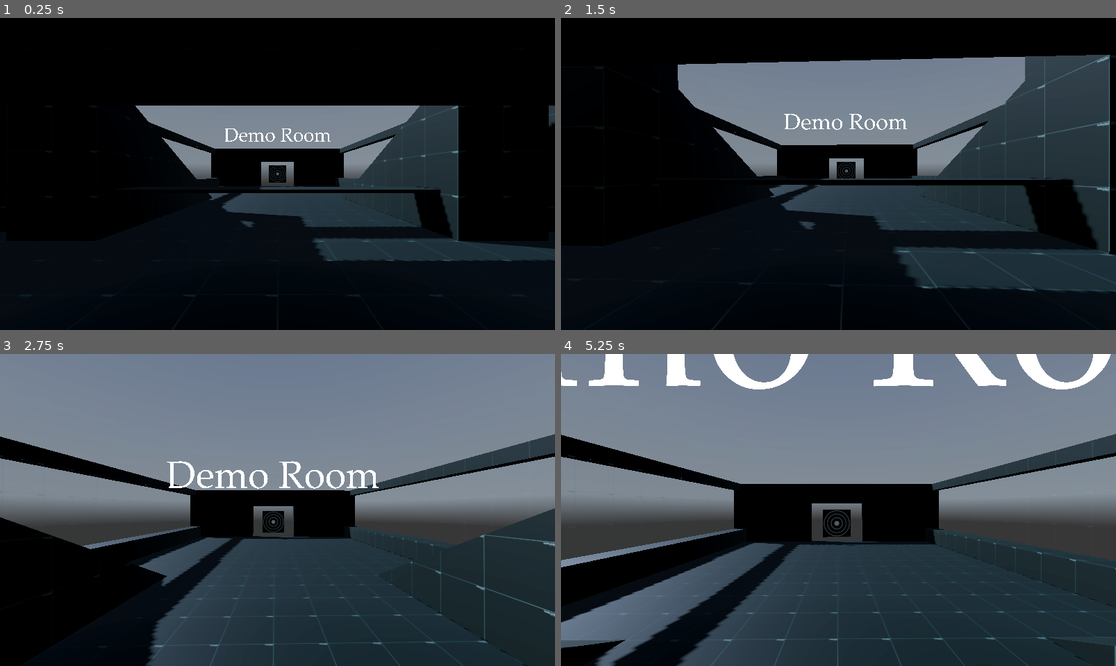
Above: before the commit, frames 1-4 (two rows, left to right).
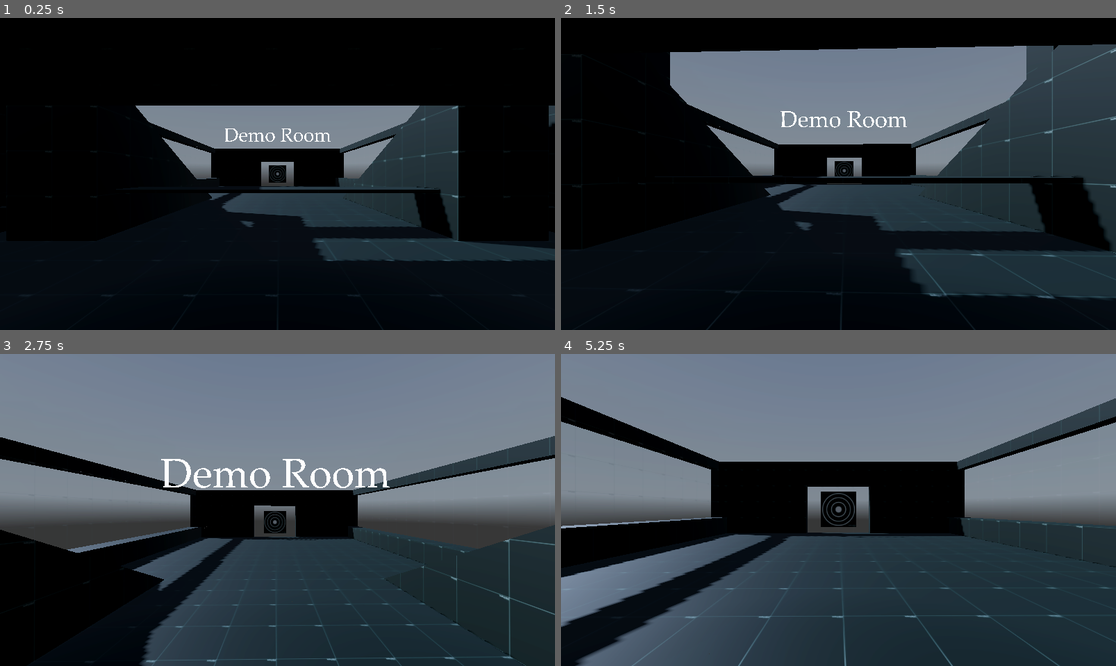
Above: after the commit, the same moments.

Repository: haifromkai/demo_room
Game: Godot game, scene res://Scenes/world.tscn
Two runs of this game, one before a commit and one after it. Both use one fixed random seed, a clock stepped at 60 frames per second and the inputs below. A sky picture missing from this copy of the repository is replaced by a grey-blue gradient.
Inputs (mouse positions are in pixels of both pictures, inside the frame that each line leads up to):
- Up to frame 1 (0.25 s): no input
- Up to frame 2 (1.5 s): tap Enter at 0.5 s; move the mouse to (866, 174) at 0.52 s; hold Ctrl (crouch) 0.53-1.28 s; hold W (forward) from 0.53 s (still down); tap Space (jump) at 0.77, 1.07 s; tap Shift (sprint) at 0.8, 1.35 s; move the mouse to (810, 174) at 1.27 s
- Up to frame 3 (2.75 s): keep holding W (forward); tap Space (jump) at 1.52, 1.82, 2.3 s; tap C (crawl, bound only after the commit) at 1.55 s; move the mouse to (288, 503) at 2.02 s; hold C (crawl, bound only after the commit) from 2.03 s (still down)
- Up to frame 4 (5.25 s): keep holding W (forward); move the mouse to (832, 516) at 2.77 s; release C (crawl, bound only after the commit) at 2.78 s; tap Space (jump) at 2.85, 3.02, 3.32, 3.77, 4.07, 4.52, 4.82 s; tap Ctrl (crouch) at 3.05 s; move the mouse to (877, 513) at 3.52 s; hold Ctrl (crouch) 3.53-4.28 s; tap Shift (sprint) at 3.8, 4.35 s; move the mouse to (794, 506) at 4.27 s; tap C (crawl, bound only after the commit) at 4.55 s; move the mouse to (844, 510) at 5.02 s; hold C (crawl, bound only after the commit) from 5.03 s (still down)

The runs differ from the first frame. In frame 1, less than 0.1% of the frame differs, in the area x 75-76%, y 54-55%; in frame 2, 7.8%; in frame 3, 4.3%; in frame 4, 29%, in the area x 0-100%, y 0-100%.

Commit message:
Update: Implemented crawling movement, refined collision above player head detection with shapecast for smoother auto uncrouch/uncrawl, adjusted player speeds and speed transitions across movements

Diff:
--- a/demo_room/Scenes/world.tscn
+++ b/demo_room/Scenes/world.tscn
@@ -65,6 +65,14 @@
 [sub_resource type="CapsuleShape3D" id="CapsuleShape3D_4o3t2"]
 radius = 0.3
 height = 0.9
+
+[sub_resource type="CapsuleShape3D" id="CapsuleShape3D_4hqqq"]
+radius = 0.22
+height = 0.52
+
+[sub_resource type="CapsuleShape3D" id="CapsuleShape3D_yicdc"]
+radius = 0.3
+height = 1.83
 
 [node name="world" type="Node3D"]
 
@@ -298,6 +306,7 @@
 [node name="Demo Player" type="CharacterBody3D" parent="."]
 transform = Transform3D(1, 0, 0, 0, 1, 0, 0, 0, 1, 0, -0.08, 9.5)
 floor_constant_speed = true
+floor_block_on_wall = false
 floor_max_angle = 0.872665
 floor_snap_length = 1.0
 script = ExtResource("3_lwmty")
@@ -318,6 +327,12 @@
 disabled = true
 metadata/_edit_lock_ = true
 
+[node name="Crawling_CollisionShape3D" type="CollisionShape3D" parent="Demo Player"]
+transform = Transform3D(1, 0, 0, 0, 1, 0, 0, 0, 1, 0, -0.659, 0)
+shape = SubResource("CapsuleShape3D_4hqqq")
+disabled = true
+metadata/_edit_lock_ = true
+
 [node name="Head" type="Node3D" parent="Demo Player"]
 transform = Transform3D(1, 0, 0, 0, 1, 0, 0, 0, 1, 0, 0.558239, 0)
 metadata/_edit_lock_ = true
@@ -327,8 +342,14 @@
 metadata/_edit_lock_ = true
 
 [node name="RayCast3D" type="RayCast3D" parent="Demo Player"]
-transform = Transform3D(1, 0, 0, 0, 1, 0, 0, 0, 1, 0, -0.91853, 0)
+transform = Transform3D(1, 0, 0, 0, 1, 0, 0, 0, 1, 0, -0.919, 0)
+visible = false
 target_position = Vector3(0, 1.84, 0)
+metadata/_edit_lock_ = true
+
+[node name="ShapeCast3D" type="ShapeCast3D" parent="Demo Player"]
+shape = SubResource("CapsuleShape3D_yicdc")
+target_position = Vector3(0, 0, 0)
 metadata/_edit_lock_ = true
 
 [node name="Demo Cam 1" type="Camera3D" parent="."]
--- a/demo_room/Scripts/Demo Player.gd
+++ b/demo_room/Scripts/Demo Player.gd
@@ -1,24 +1,27 @@
 extends CharacterBody3D
 
 # ~~~~~~~~~~~~~~~~~~~~~~~~~~~~~~~~~~~~ VARIABLES ~~~~~~~~~~~~~~~~~~~~~~~~~~~~~~~~~~~~
-const sensitivity = 0.0007
+const sensitivity = 0.0005
 const gravity = 9.8
 const walk_speed = 3.0
-const crouch_speed = 1.5
+const crouch_speed = 1.4
+const crawl_speed = 1.0
 const sprint_speed = 5.5
 const jump_velocity = 6.8
 const head_height = 0.558
 
 var speed
 var crouch_depth = -0.7
-# var prone_depth = -1.4
+var crawl_depth = -1.3
 
+var crawl_state = false
 # ~~~~~~~~~~~~~~~~~~~~~~~~~~~~ ONREADY VARIABLES ~~~~~~~~~~~~~~~~~~~~~~~~~~~~~~~~~~~~
 @onready var head = $Head
 @onready var camera = $Head/Camera3D
 @onready var standing_collision_shape = $Standing_CollisionShape3D
 @onready var crouching_collision_shape = $Crouching_CollisionShape3D
-@onready var player_raycast = $RayCast3D
+@onready var crawling_collision_shape = $Crawling_CollisionShape3D
+@onready var player_shapecast = $ShapeCast3D
 
 # ~~~~~~~~~~~~~~~~~~~~~~~~~~~~~~~~~~~~ FUNCTIONS ~~~~~~~~~~~~~~~~~~~~~~~~~~~~~~~~~~~~
 func _ready():
@@ -45,29 +48,60 @@
 		velocity.y -= gravity * delta * 1.8
 
 	# Jump Handling
-	if Input.is_action_just_pressed("jump") and is_on_floor():
+	if Input.is_action_just_pressed("jump") and is_on_floor() and !Input.is_action_pressed("crouch"):
 		velocity.y = jump_velocity
 
-	# Movement & Speed Handling
-	# Crouching State
-	if Input.is_action_pressed("crouch"):
-		speed = crouch_speed
-		head.position.y = lerp(head.position.y, head_height + crouch_depth, delta * 4.5)
-		standing_collision_shape.disabled = true
-		crouching_collision_shape.disabled = false
+	# Stance & Speed Handling --------------------------------------------------------
+	# Crawling State (Hold)
+	if Input.is_action_pressed("crawl") and is_on_floor():
+		speed = lerp(speed, crawl_speed, delta * 5.0)
+		if head.position.y > head_height + crouch_depth:
+			head.position.y = lerp(head.position.y, head_height + crawl_depth, delta * 1.4)
+		else:
+			head.position.y = move_toward(head.position.y, head_height + crawl_depth, delta * 1.8)
+
+		if head.position.y < head_height + crawl_depth + 0.3:
+			standing_collision_shape.disabled = true
+			crouching_collision_shape.disabled = true
+			crawling_collision_shape.disabled = false
+			crawl_state = true
+
+		# if abs(head.position.y - (head_height + crawl_depth)) < 0.01:
+			# print("Camera Shake")
+			# implement camera shake
+
+	# Crouching State (Hold)
+	elif Input.is_action_pressed("crouch") and is_on_floor() and !Input.is_action_pressed("crawl") and crawl_state == false:
+		speed = lerp(speed, crouch_speed, delta * 8.0)
+		head.position.y = lerp(head.position.y, head_height + crouch_depth, delta * 3.6)
+		if head.position.y < head_height + crouch_depth + 0.3:
+			standing_collision_shape.disabled = true
+			crouching_collision_shape.disabled = false
+			crawling_collision_shape.disabled = true
 
 	# Standing State
-	elif !player_raycast.is_colliding():
-		head.position.y = lerp(head.position.y, head_height, delta * 4.5)
+	elif !player_shapecast.is_colliding():
+		if head.position.y < head_height + crouch_depth:
+			head.position.y = lerp(head.position.y, head_height, delta * 1.1)
+
+		else:
+			head.position.y = lerp(head.position.y, head_height, delta * 3.6)
+
 		standing_collision_shape.disabled = false
 		crouching_collision_shape.disabled = true
+		crawling_collision_shape.disabled = true
+		crawl_state = false
 
 		# Sprinting
-		if Input.is_action_pressed("sprint"):
-			speed = sprint_speed
+		if Input.is_action_pressed("sprint") and !Input.is_action_pressed("backward"):
+			speed = lerp(speed, sprint_speed, delta * 3.6)
 		# Walking
 		else:
-			speed = walk_speed
+			if head.position.y < head_height + crouch_depth:
+				speed = move_toward(crawl_speed, crouch_speed, delta * 0.5)
+			else:
+				speed = walk_speed
+	#-------------------------------------------------------------------------------------
 
 	# Movement Handling
 	var input_dir = Input.get_vector("left", "right", "forward", "backward")
@@ -77,14 +111,14 @@
 	if is_on_floor():
 		# Starting Speed
 		if direction:
-			velocity.x = lerp(velocity.x, direction.x * speed, delta * 8.0)
-			velocity.y = lerp(velocity.y, direction.y * speed, delta * 8.0)
-			velocity.z = lerp(velocity.z, direction.z * speed, delta * 8.0)
+			velocity.x = lerp(velocity.x, direction.x * speed, delta * 7.0)
+			velocity.y = lerp(velocity.y, direction.y * speed, delta * 6.0)
+			velocity.z = lerp(velocity.z, direction.z * speed, delta * 7.0)
 		# Stopping Speed
 		else:
-			velocity.x = lerp(velocity.x, direction.x * speed, delta * 11.0)
+			velocity.x = lerp(velocity.x, direction.x * speed, delta * 8.0)
 			velocity.y = lerp(velocity.y, direction.y * speed, delta * 3.0)
-			velocity.z = lerp(velocity.z, direction.z * speed, delta * 11.0)
+			velocity.z = lerp(velocity.z, direction.z * speed, delta * 8.0)
 	# In Air
 	else:
 		velocity.x = lerp(velocity.x, direction.x * speed, delta * 1.5)
--- a/demo_room/project.godot
+++ b/demo_room/project.godot
@@ -75,6 +75,11 @@
 "events": [Object(InputEventKey,"resource_local_to_scene":false,"resource_name":"","device":-1,"window_id":0,"alt_press …(182 unchanged characters)…
 ]
 }
+crawl={
+"deadzone": 0.5,
+"events": [Object(InputEventKey,"resource_local_to_scene":false,"resource_name":"","device":-1,"window_id":0,"alt_pressed":false,"shift_pressed":false,"ctrl_pressed":false,"meta_pressed":false,"pressed":false,"keycode":0,"physical_keycode":67,"key_label":0,"unicode":99,"echo":false,"script":null)
+]
+}
 
 [rendering]
 
Not shown: 1 places in demo_room/Scenes/world.tscn that only renumber resources
